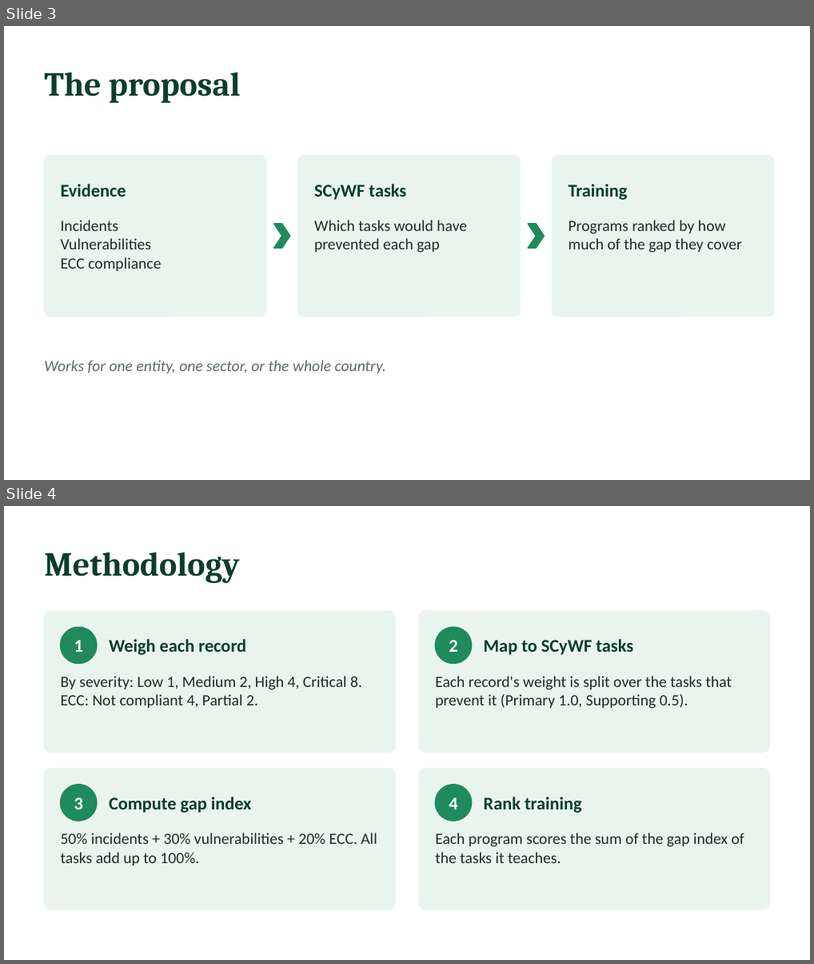
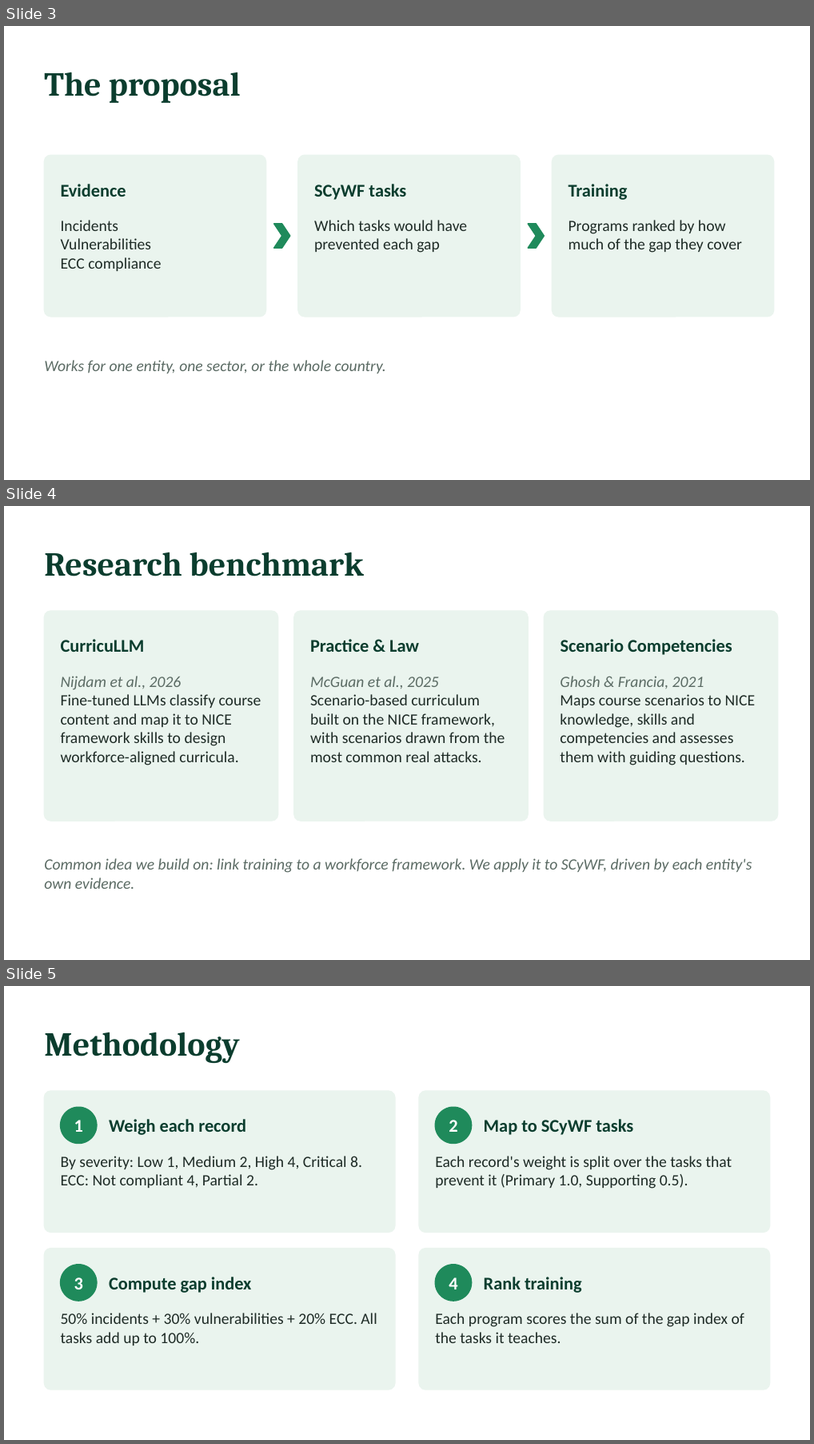
Before and after one commit to MeshaelAlessa/SCyWF, a slide deck: deck/SCyWF_Proposal.pptx. Shown one above the other, each under a label of ours: slides 3 and 4 before the commit, slides 3, 4 and 5 after it. The pictures are 814x964 and 814x1444 pixels, drawn with LibreOffice and Linux fonts; fonts in the diff are those of the drawing. Boxes give left, top, right and bottom in pixels: in the first picture for what was removed or moved away, otherwise in the second. Text is boxed around its words. In the diff, an @@ line names an element or a change of style, - is before the commit and + after.

```diff
--- a/deck/SCyWF_Proposal.pptx
+++ b/deck/SCyWF_Proposal.pptx
@@ slide 4 added at <box>4,506,810,960</box>, background #FFFFFF @@
@@ text added at <box>44,552,364,576</box>, 30 pt, text #0B3D2E, bold @@
+Research benchmark
@@ rounded rectangle added at <box>44,611,278,820</box>, fill #EAF4EE, outline #EAF4EE 1 pt @@
@@ rounded rectangle added at <box>294,611,528,820</box>, fill #EAF4EE, outline #EAF4EE 1 pt @@
@@ rounded rectangle added at <box>544,611,778,820</box>, fill #EAF4EE, outline #EAF4EE 1 pt @@
@@ text added at <box>61,639,145,652</box>, 16 pt, text #0B3D2E, bold @@
+CurricuLLM
@@ text added at <box>310,639,419,652</box>, 16 pt, text #0B3D2E, bold @@
+Practice & Law
@@ text added at <box>561,639,733,655</box>, 16 pt, text #0B3D2E, bold @@
+Scenario Competencies
@@ text added at <box>61,676,262,765</box>, 14 pt, text #1E2B26 @@
+Nijdam et al., 2026
+Fine-tuned LLMs classify course content and map it to NICE framework skills to design workforce-aligned curricula.
@@ text added at <box>310,676,506,762</box>, 14 pt, text #1E2B26 @@
+McGuan et al., 2025
+Scenario-based curriculum built on the NICE framework, with scenarios drawn from the most common real attacks.
@@ text added at <box>560,676,756,765</box>, 14 pt, text #1E2B26 @@
+Ghosh & Francia, 2021
+Maps course scenarios to NICE knowledge, skills and competencies and assesses them with guiding questions.
@@ text added at <box>44,858,753,888</box>, 14 pt, text #5B6B64, italic @@
+Common idea we build on: link training to a workforce framework. We apply it to SCyWF, driven by each entity's own evidence.
@@ what was slide 4 is now slide 5 @@
```
Also in this commit, not shown: 1 slide changed.
